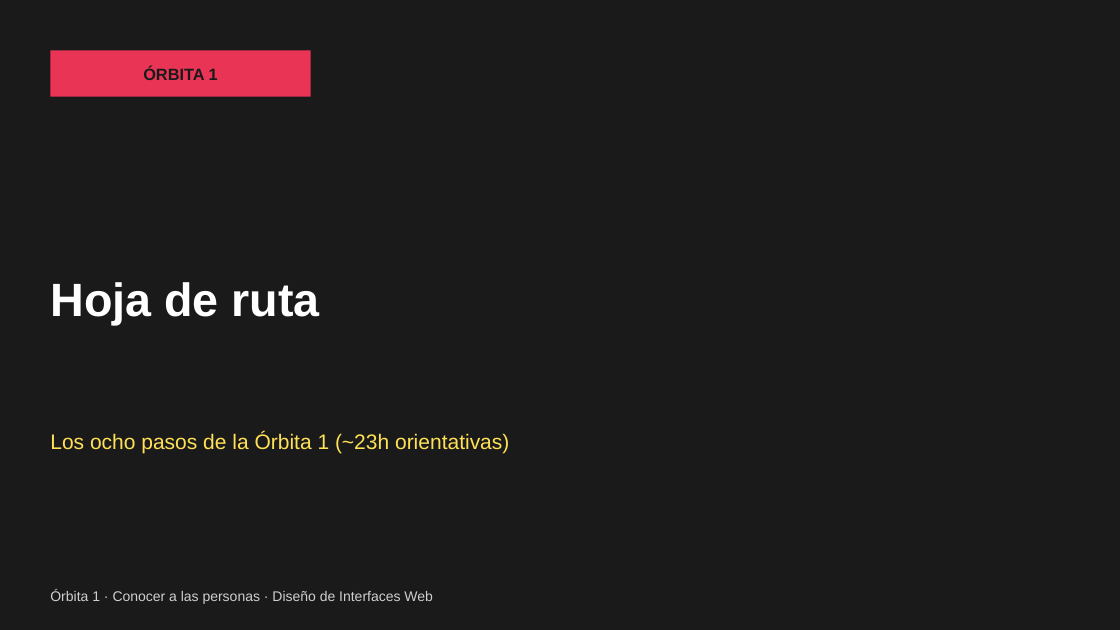
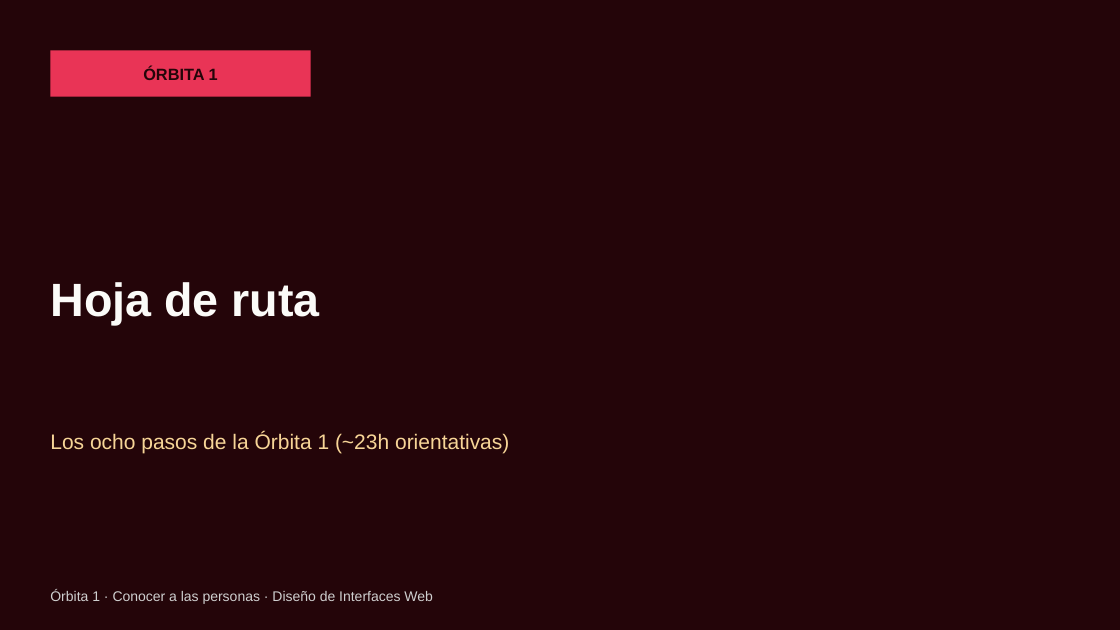
Before and after one commit to envasador/diseno-interfaces-web, a slide deck: slide 1 of docs/orbitas/orbita1/slides/pptx/orbita1_00_hoja_de_ruta.pptx. Drawn at 1120x630 pixels with LibreOffice and Linux fonts; fonts in the diff are those of the drawing. Boxes give left, top, right and bottom in pixels: in the first picture for what was removed or moved away, otherwise in the second. Text is boxed around its words. In the diff, an @@ line names an element or a change of style, - is before the commit and + after.

Commit message:
Curso 2026 | 2027 - Nuevas órbitas.

```diff
--- a/docs/orbitas/orbita1/slides/pptx/orbita1_00_hoja_de_ruta.pptx
+++ b/docs/orbitas/orbita1/slides/pptx/orbita1_00_hoja_de_ruta.pptx
@@ background #1A1A1A to #240509 @@
@@ text "ÓRBITA 1" at (143, 66, 218, 80): text colour #1A1A1A to #240509 @@
@@ text "Hoja de ruta" at (50, 282, 320, 326): text colour #FFFFFF to #FBFBF8 @@
@@ text "Los ocho pasos de la ..." at (50, 432, 509, 453): text colour #FFE156 to #F7D597 @@
```
Also in this commit, not shown: 5 other slides changed, 24 other files.
